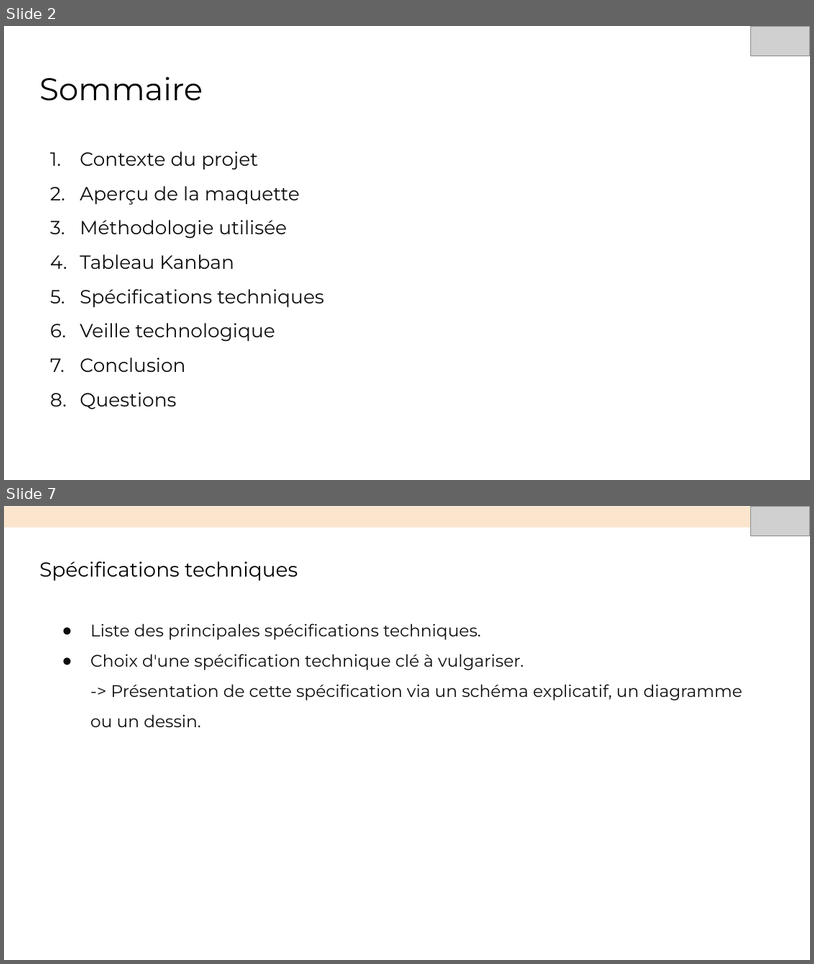
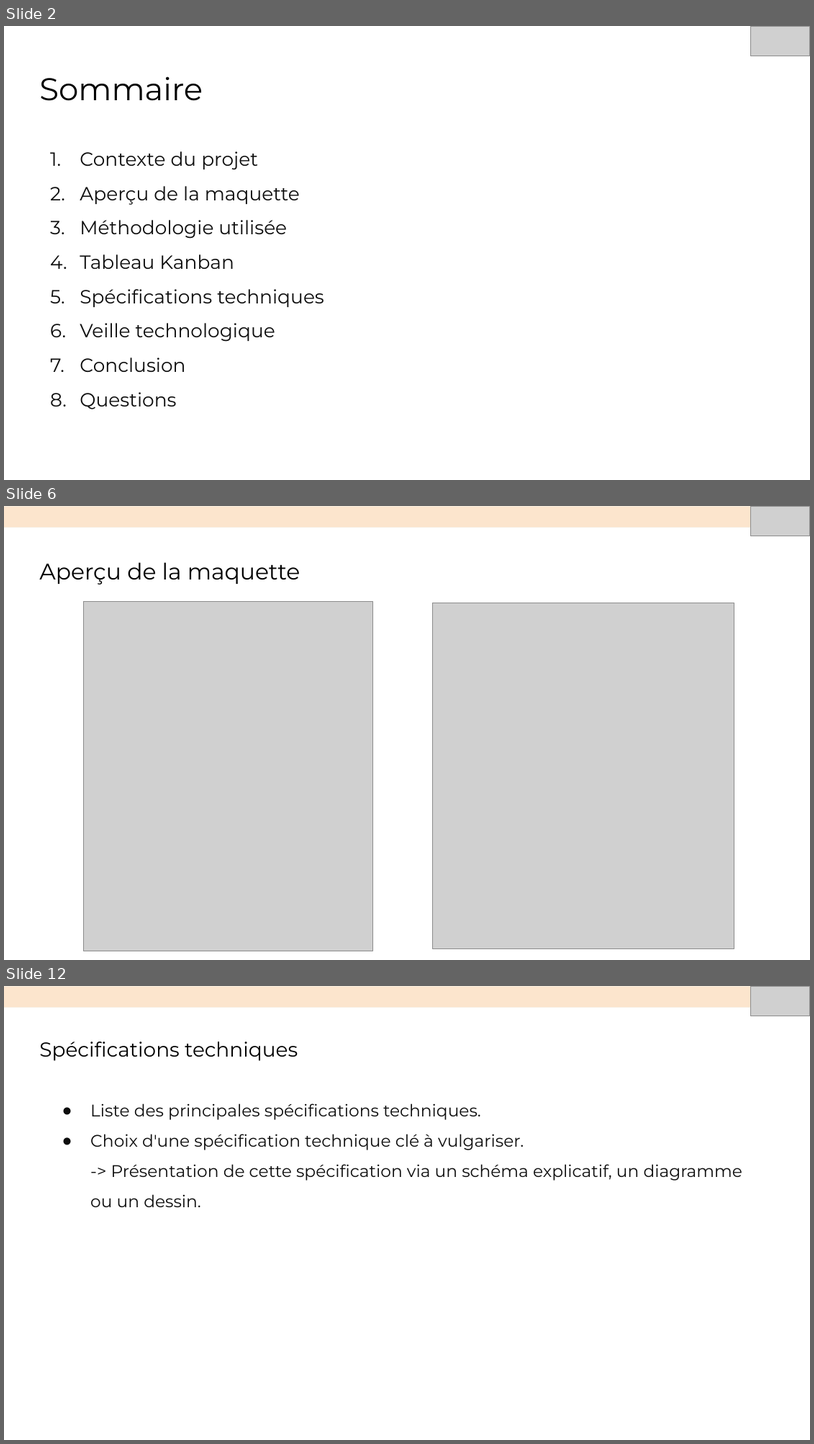
Before and after one commit to Buom01/oc-qwenta, a slide deck: Présenation Soufiane.odp. Shown one above the other, each under a label of ours: slides 2 and 7 before the commit, slides 2, 6 and 12 after it; the slides between them are not shown. The pictures are 814x964 and 814x1444 pixels, drawn with LibreOffice and Linux fonts; fonts in the diff are those of the drawing; grey boxes stand for pictures. Boxes give left, top, right and bottom in pixels: in the first picture for what was removed or moved away, otherwise in the second. Text is boxed around its words. In the diff, an @@ line names an element or a change of style, - is before the commit and + after.

```diff
--- a/Présenation Soufiane.odp
+++ b/Présenation Soufiane.odp
@@ slide 6 added at (4, 506, 810, 960), background #FFFFFF @@
@@ rectangle added at (4, 506, 810, 527), fill #FCE5CD, outline #F7EDDE 0.74 pt @@
@@ picture added at (751, 506, 810, 536) @@
@@ title added at (39, 562, 301, 584), 20.2 pt, text #000000 @@
+Aperçu de la maquette
@@ picture added at (83, 601, 373, 950) @@
@@ picture added at (432, 602, 734, 949) @@
@@ what was slide 7 is now slide 12 @@
```
Also in this commit, not shown: 5 slides changed, 4 other slides added.
